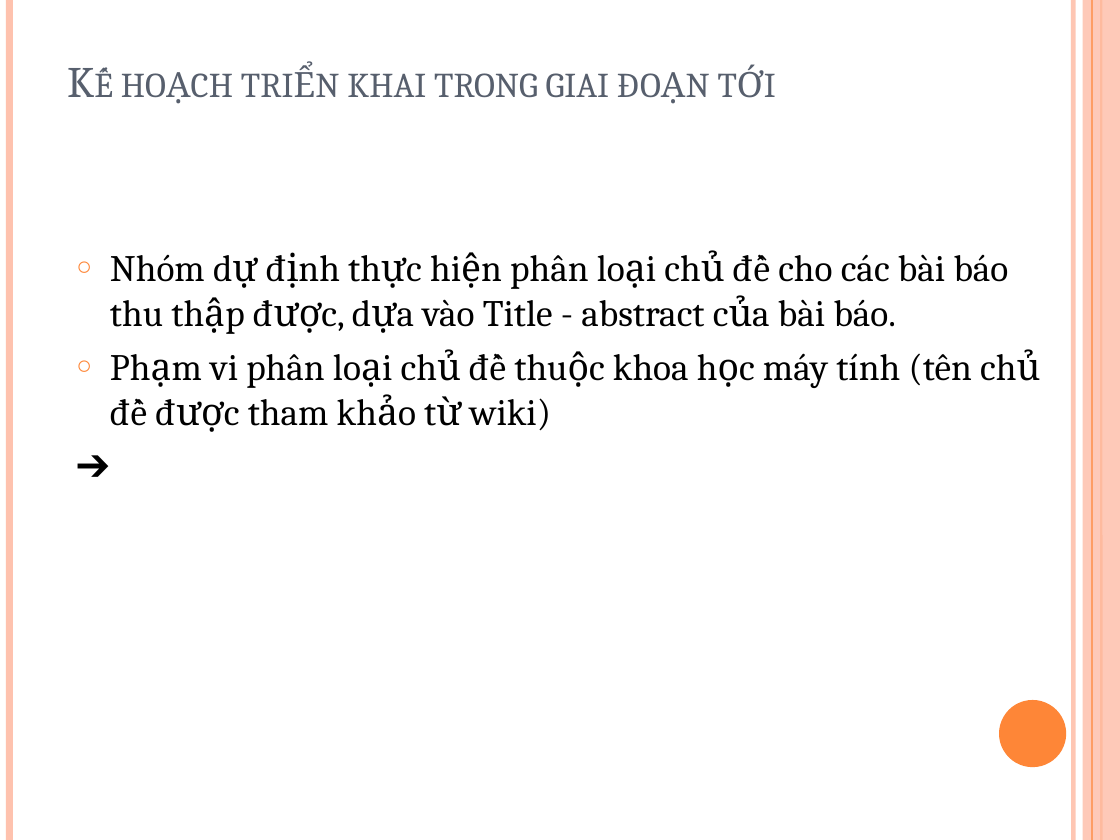
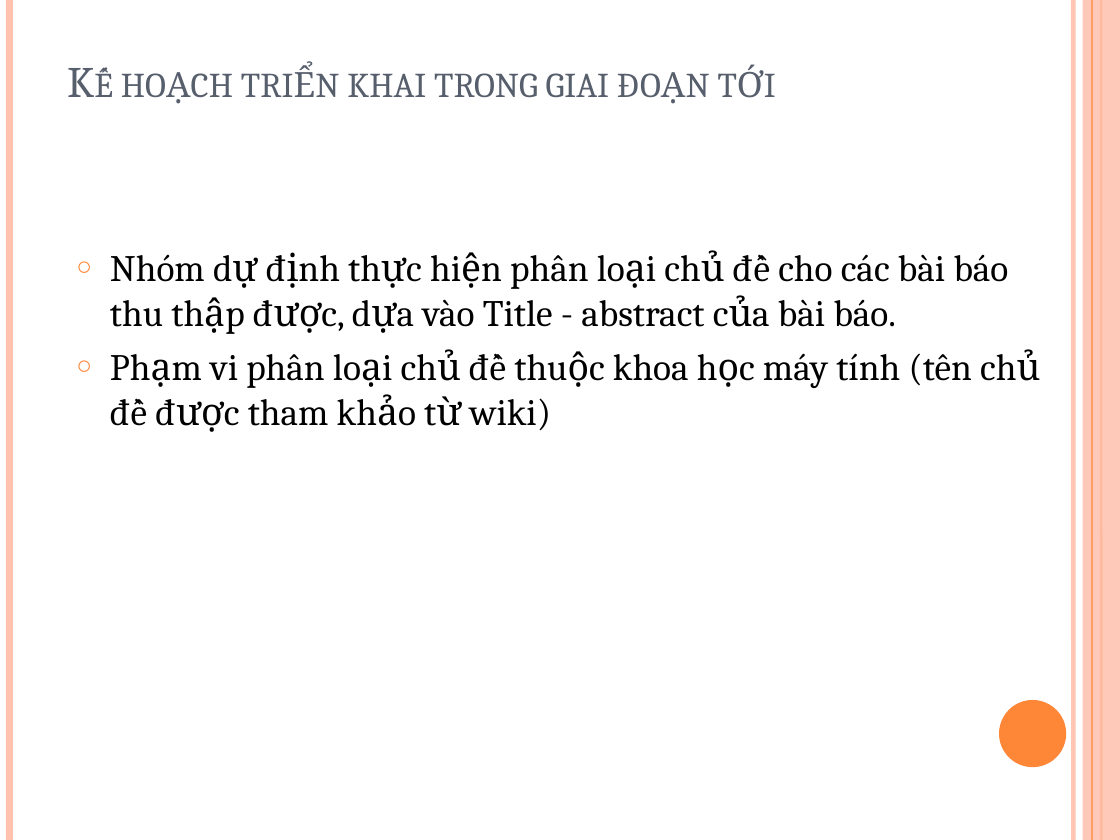
Before and after one commit to tiendv/detaitotnghiep, a slide deck: slide 20 of Report/Baocao 3-12.pptx. Drawn at 1120x840 pixels with LibreOffice and Linux fonts; fonts in the diff are those of the drawing. Boxes give left, top, right and bottom in pixels: in the first picture for what was removed or moved away, otherwise in the second. Text is boxed around its words. In the diff, an @@ line names an element or a change of style, - is before the commit and + after.

```diff
--- a/Report/Baocao 3-12.pptx
+++ b/Report/Baocao 3-12.pptx
@@ text at (110, 254, 1009, 431): paragraph removed @@
-➔
```
Also in this commit, not shown: 4 other slides changed.
